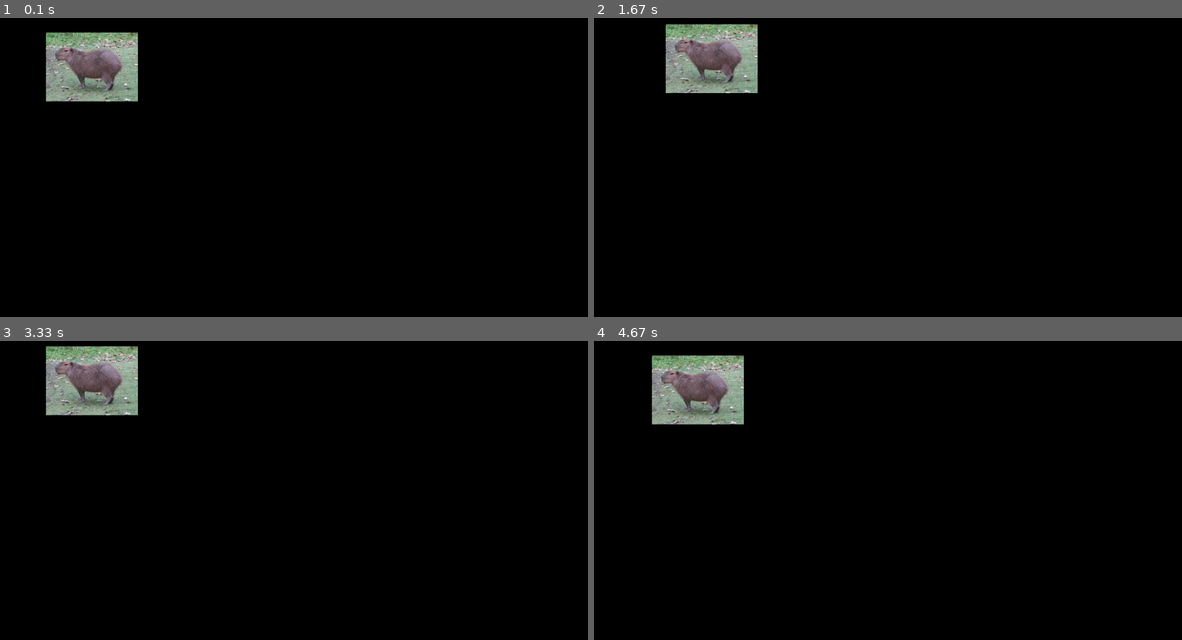
Above: before the commit, frames 1-4 (two rows, left to right).
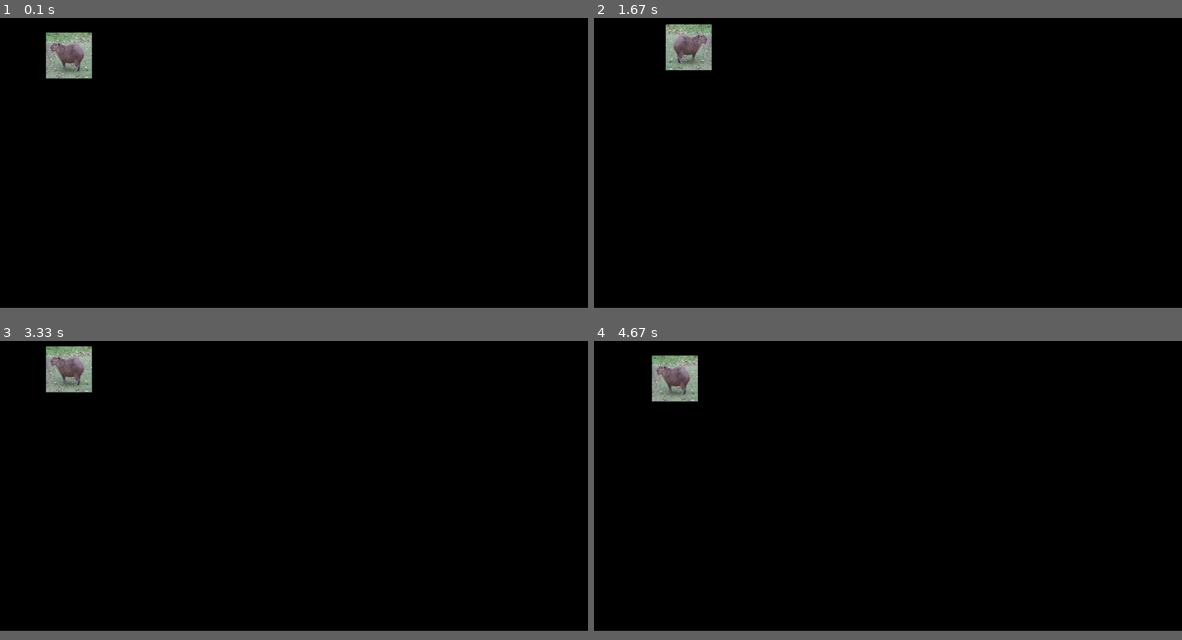
Above: after the commit, the same moments.

Repository: GitDevourer/pygame
Game: pygame game, started from main.py
Two runs of this game, one before a commit and one after it. Both use one fixed random seed, a clock stepped at 60 frames per second and the inputs below.
Inputs:
- Up to frame 1 (0.1 s): no input
- Up to frame 2 (1.67 s): hold Right 0.33-0.8 s; hold Up 0.83-1.13 s; hold Right 1.17-1.63 s
- Up to frame 3 (3.33 s): hold Left 1.67-2.2 s; hold Down 2.23-2.53 s; hold Left 2.57-2.97 s; hold Up from 3 s (still down)
- Up to frame 4 (4.67 s): release Up at 3.37 s; hold Right 3.4-4.03 s; hold Down 4.07-4.43 s; hold Left from 4.47 s (still down)
In our replay, the window is 899x506 before the commit and 899x492 after it. These sizes can differ from the game's own. Grey fills any space a smaller window leaves; there, only what the larger window draws over its background counts as a difference.

The runs differ from the first frame. In frame 1, 3.2% of the frame differs, in the area x 7-24%, y 4-28%; in frame 2, 3.2%, in the area x 12-28%, y 1-26%; in frame 3, 3.2%; in frame 4, 3.2%.

Commit message:
qwertyui

Diff:
--- a/main.py
+++ b/main.py
@@ -1,14 +1,34 @@
 import pygame
 
-w = pygame.display.set_mode((1279,720))
-class Sprite():
-    image = pygame.image.load('assets/capy.jpg').convert()
-    speed =1
-    x =100
-    y =100
 
-Player = Sprite()
+class Sprite:
+    def __init__(self, x, y, speed, img):
+        self.image = pygame.image.load(img).convert_alpha()
+        self.image = pygame.transform.scale(self.image, (100, 100))
+        self.speed = speed
+        self.x = x
+        self.y = y
+        self.imgL = self.image
+        self.imgR = pygame.transform.flip(self.image, True, False)
 
+    def cords(self):
+        return tuple([self.x, self.y])
+
+    def move(self, side):
+        if side == 'right':
+            self.x += self.speed
+            self.image = self.imgR
+        elif side == 'left':
+            self.x -= self.speed
+            self.image = self.imgL
+        elif side == 'up':
+            self.y -= self.speed
+        elif side == 'down':
+            self.y += self.speed
+
+
+w = pygame.display.set_mode((1279, 700))
+Player = Sprite(100, 100, 1, 'assets/capy.jpg')
 game = True
 while game:
     for ev in pygame.event.get():
@@ -16,15 +36,14 @@
             game = False
     keys = pygame.key.get_pressed()
     if keys[pygame.K_RIGHT]:
-        Player.x += Player.speed
+        Player.move('right')
     if keys[pygame.K_LEFT]:
-        Player.x -= Player.speed
+        Player.move('left')
     if keys[pygame.K_UP]:
-        Player.y -= Player.speed
+        Player.move('up')
     if keys[pygame.K_DOWN]:
-        Player.y += Player.speed
-    w.fill((0,0,0))
-    w.blit(Player.image, (Player.x, Player.y))
+        Player.move('down')
+    w.fill((0, 0, 0))
+    w.blit(Player.image, Player.cords())
     pygame.display.update()
-
 pygame.quit()
